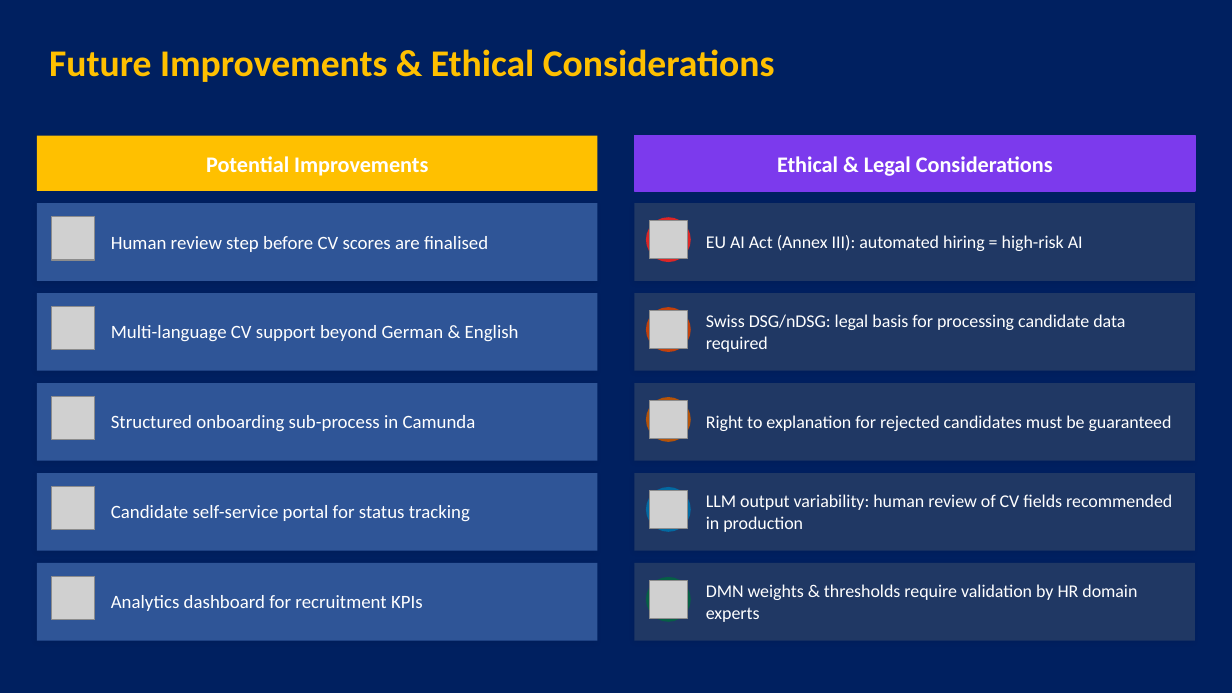
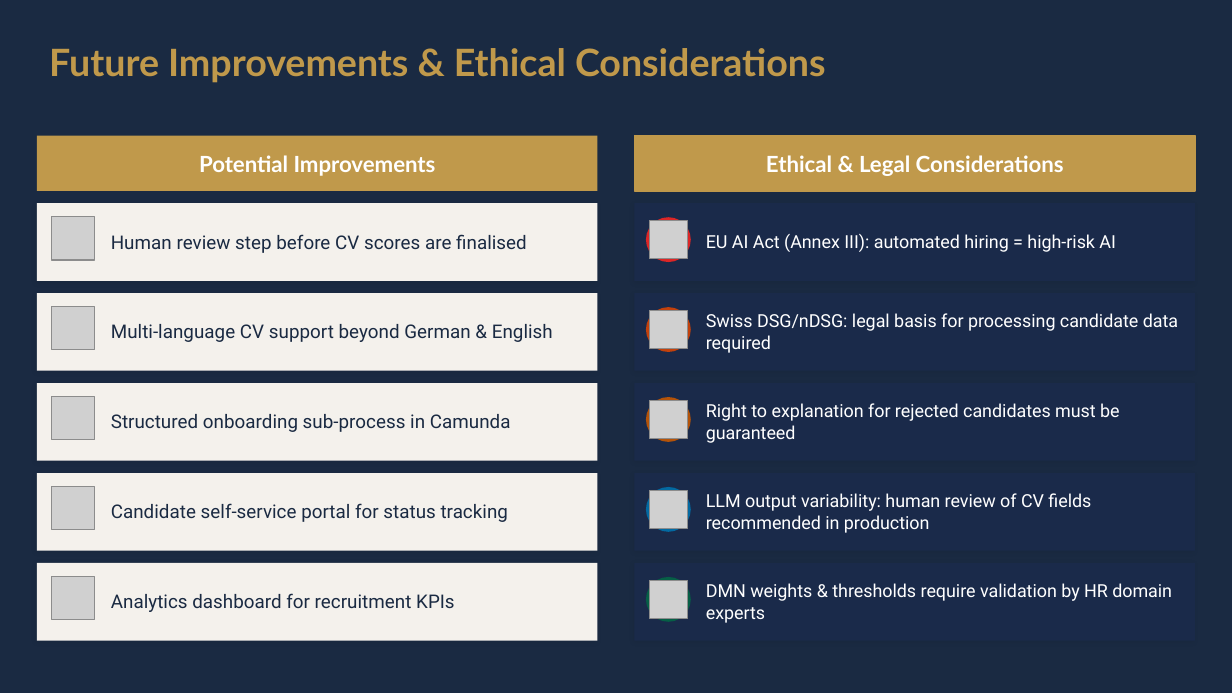
Before and after one commit to DigiBP/26SS_Tierpark_Goldau, a slide deck: slide 7 of Tierpark_Goldau_Presentation.pptx. Drawn at 1232x693 pixels with LibreOffice and Linux fonts; fonts in the diff are those of the drawing; grey boxes stand for pictures. Boxes give left, top, right and bottom in pixels: in the first picture for what was removed or moved away, otherwise in the second. Text is boxed around its words. In the diff, an @@ line names an element or a change of style, - is before the commit and + after.

```diff
--- a/Tierpark_Goldau_Presentation.pptx
+++ b/Tierpark_Goldau_Presentation.pptx
@@ background #002060 to #1A2A42 @@
@@ text "Future Improvements & Ethical Considerations" at bbox=[49, 48, 826, 83]: font Calibri to Lato, text colour #FFC000 to #C0994B @@
@@ text "Potential Improvements" at bbox=[199, 155, 436, 176]: font Calibri to Lato @@
@@ rectangle at bbox=[37, 136, 598, 191]: fill #FFC000 to #C0994B @@
@@ text "Ethical & Legal Considerations" at bbox=[766, 155, 1064, 176]: font Calibri to Lato @@
@@ rectangle at bbox=[634, 136, 1195, 191]: fill #7C3AED to #C0994B; outline #7C3AED 1 pt to #C0994B 1 pt @@
@@ fill #2F5597 to #F4F1EC in 5 elements at bbox=[37, 203, 598, 281], bbox=[37, 293, 598, 371], bbox=[37, 383, 598, 461], bbox=[37, 473, 598, 551], bbox=[37, 563, 598, 641] @@
@@ fill #203864 to #1A2A4A in 5 elements at bbox=[634, 203, 1195, 281], bbox=[634, 293, 1195, 371], bbox=[634, 383, 1195, 461], bbox=[634, 473, 1195, 551], bbox=[634, 563, 1195, 641] @@
@@ font Calibri to Roboto, text colour #FFFFFF to #1A2A42 in 5 elements at bbox=[111, 234, 527, 253], bbox=[111, 324, 553, 342], bbox=[111, 414, 511, 432], bbox=[111, 503, 508, 522], bbox=[111, 593, 455, 612] @@
@@ font Calibri to Roboto in 5 elements at bbox=[706, 234, 1115, 252], bbox=[706, 313, 1178, 353], bbox=[706, 403, 1120, 443], bbox=[706, 493, 1091, 533], bbox=[706, 583, 1172, 623] @@
```
Also in this commit, not shown: 7 other slides changed.
